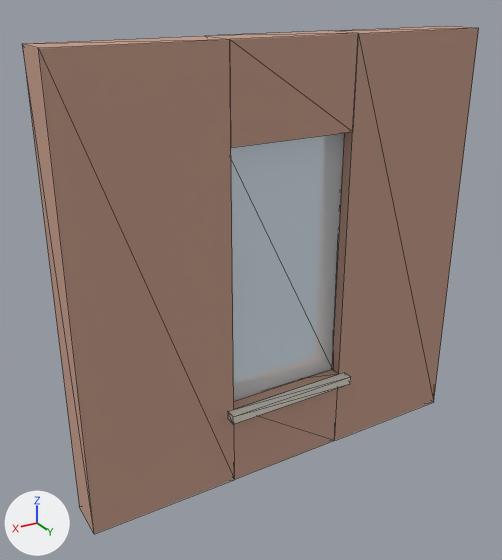
Before and after pictures for a commit that changed the glTF model assets/kits/building/fac_brick_win_b.glb.
One viewpoint serves both versions: a 50 mm lens placed at (3.93, 3.83, 3.3), pointed at (1.7, 0.11, 1.43). Every picture has the same lights, and +X, +Y and +Z are marked at lower left. The picture after the commit comes second. Mesh edges are drawn as thin lines. Objects named as collision shapes, trigger or cutter boxes, shadow casters or lower levels of detail are left out. Vertices at exactly the same position are counted once.

The first picture shows 'fac_brick_win_b'.
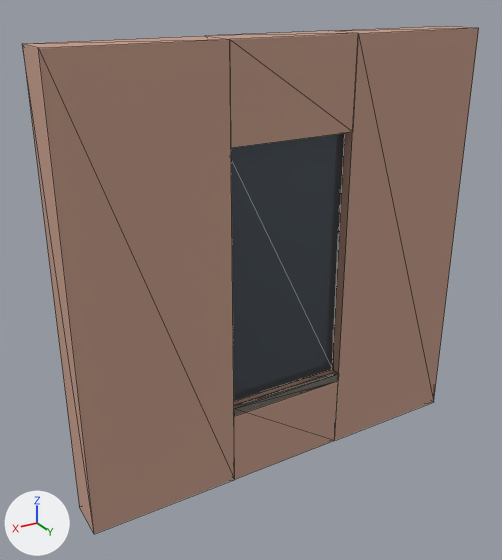
Patch to the scene script:
```diff
--- a/assets/kits/building/fac_brick_win_b.glb.py
+++ b/assets/kits/building/fac_brick_win_b.glb.py
@@ mat_m_window @@
+mat_m_window = principled_material('M_window')
+mat_m_window.base_color = (0.1, 0.12, 0.14)  # dark grey #596169
+mat_m_window.metallic = 0.6
+mat_m_window.roughness = 0.08
@@ me_fac_brick_win_b @@
 # used by ob_fac_brick_win_b; location = (0.0, 0.0, 0.0)
-me_fac_brick_win_b.from_pydata(...)  # 40 vertices, 72 faces; spans x 0.0..3.0, y 0.0..0.38, z 0.0..3.0
+me_fac_brick_win_b.from_pydata(...)  # 38 vertices, 72 faces; spans x 0.0..3.0, y 0.0..0.3, z 0.0..3.0
+# me_fac_brick_win_b part 1
+# 8 vertices are removed from x 1.0..2.0, y 0.3..0.38, z 0.54..0.6
+# 12 faces are deleted
+# 6 vertices are added at (1.05, 0.3, 0.54), (1.05, 0.26, 0.54), (1.05, 0.26, 0.6), (1.95, 0.3, 0.54), (1.95, 0.26, 0.6), (1.95, 0.26, 0.54)
+# 12 new faces join them, mat_m_stone (light grey #dfdace)
+# me_fac_brick_win_b part 2: 12 faces spanning x 1.05..1.95, y 0.2..0.22, z 0.6..2.4 switch from mat_m_glass (pale blue #daedf6) to mat_m_window (dark grey #596169)
 me_fac_brick_win_b.materials.append(mat_m_brick)
```

Pixel boxes [x1, y1, x2, y2] of what changed, in the pictures (502 x 560 px; the box of a moved part takes in the faces that stretch with it):
part 1 of me_fac_brick_win_b, moved or reshaped
    before: [228, 372, 351, 424]
    after: [234, 372, 339, 416]
part 2 of me_fac_brick_win_b, recoloured
    both: [231, 133, 345, 401]
